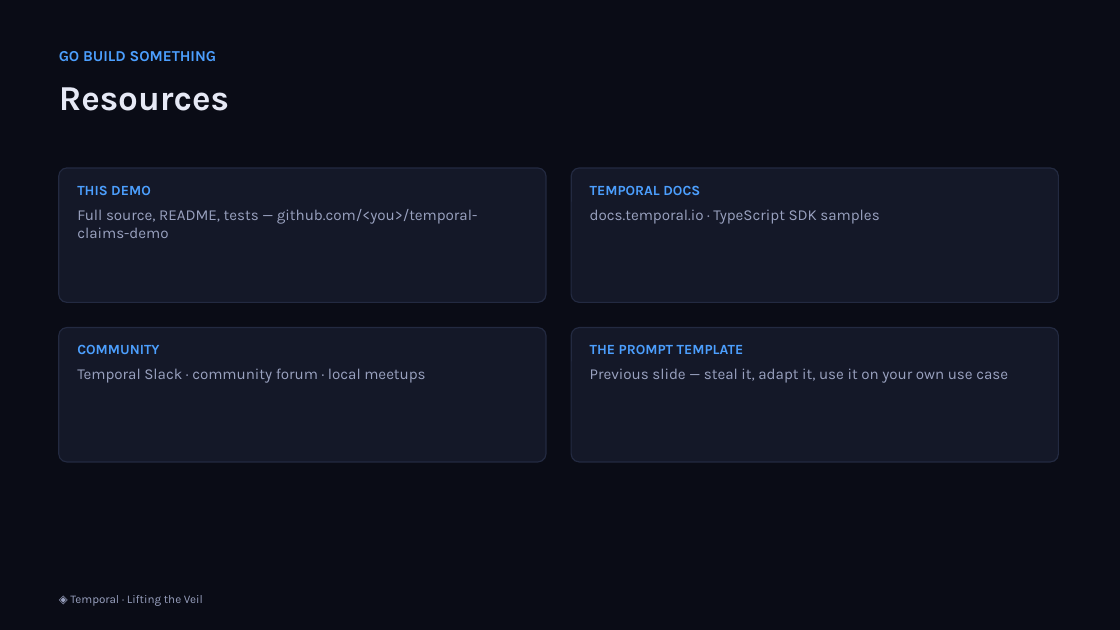
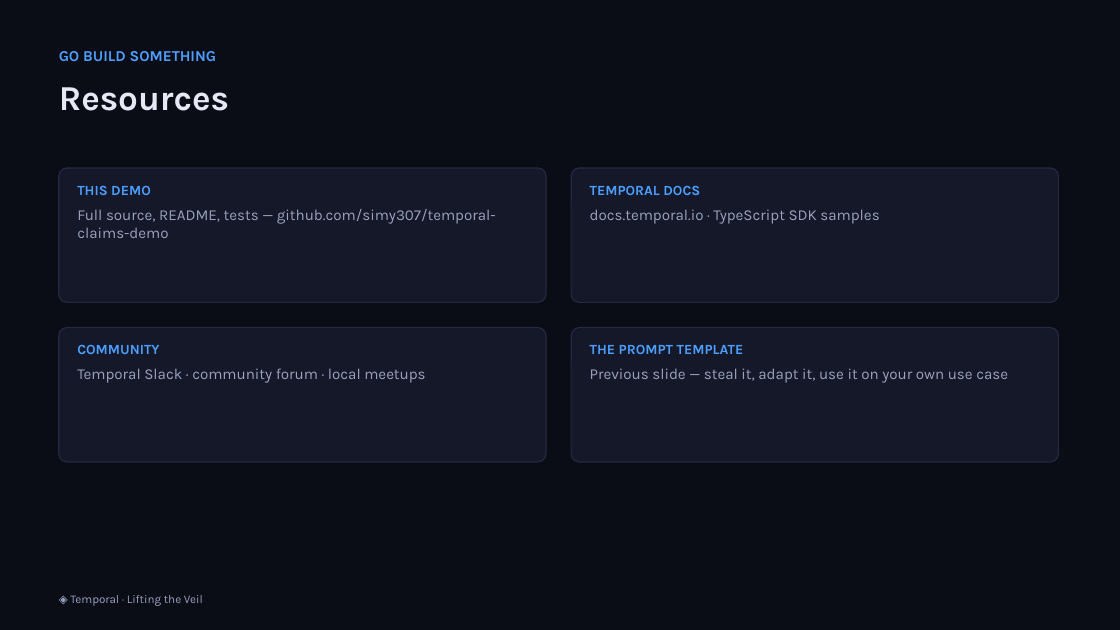
Before and after one commit to simy307/temporal-claims-demo, a slide deck: slide 28 of presentation/Lifting-the-Veil-Temporal-Talk.pptx. Drawn at 1120x630 pixels with LibreOffice and Linux fonts; fonts in the diff are those of the drawing. Boxes give left, top, right and bottom in pixels: in the first picture for what was removed or moved away, otherwise in the second. Text is boxed around its words. In the diff, an @@ line names an element or a change of style, - is before the commit and + after.

```diff
--- a/presentation/Lifting-the-Veil-Temporal-Talk.pptx
+++ b/presentation/Lifting-the-Veil-Temporal-Talk.pptx
@@ text at bbox=[77, 209, 496, 238]: text changed @@
-Full source, README, tests — github.com/<you>/temporal-claims-demo
+Full source, README, tests — github.com/simy307/temporal-claims-demo
```
Also in this commit, not shown: 3 other files.
